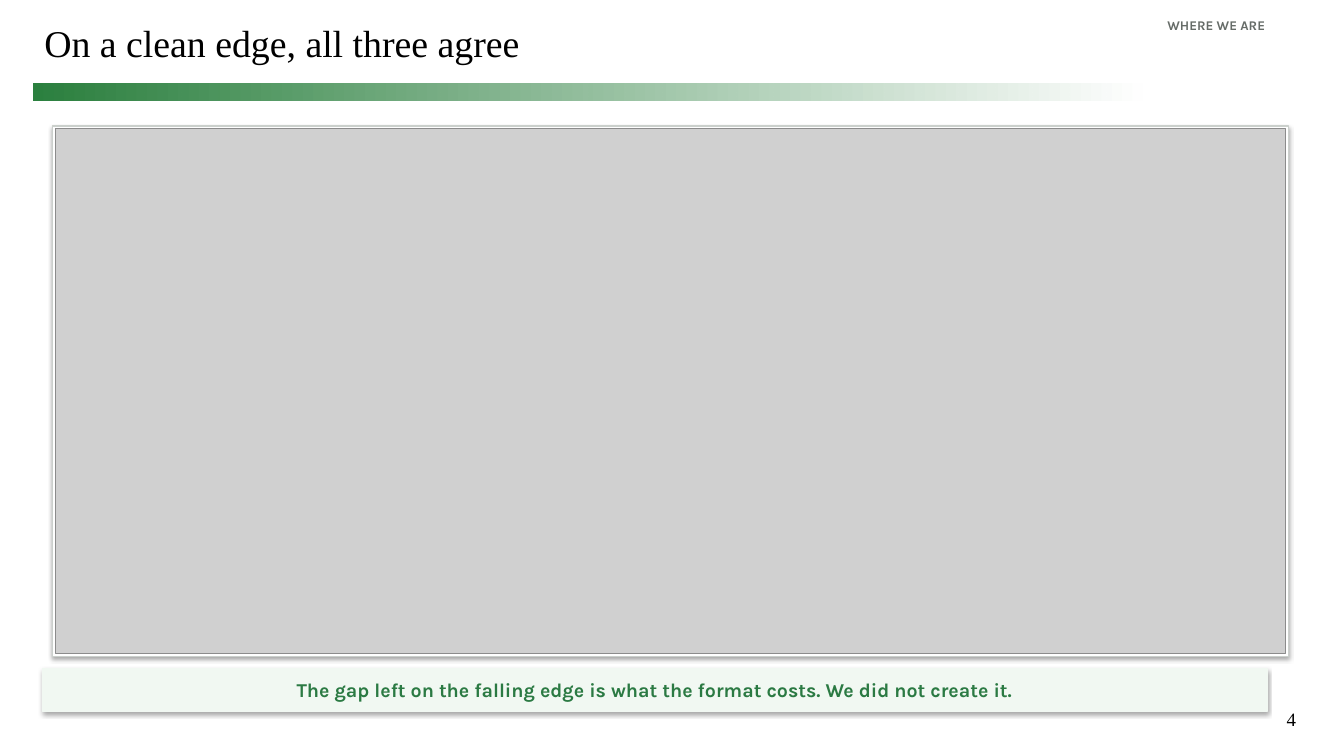
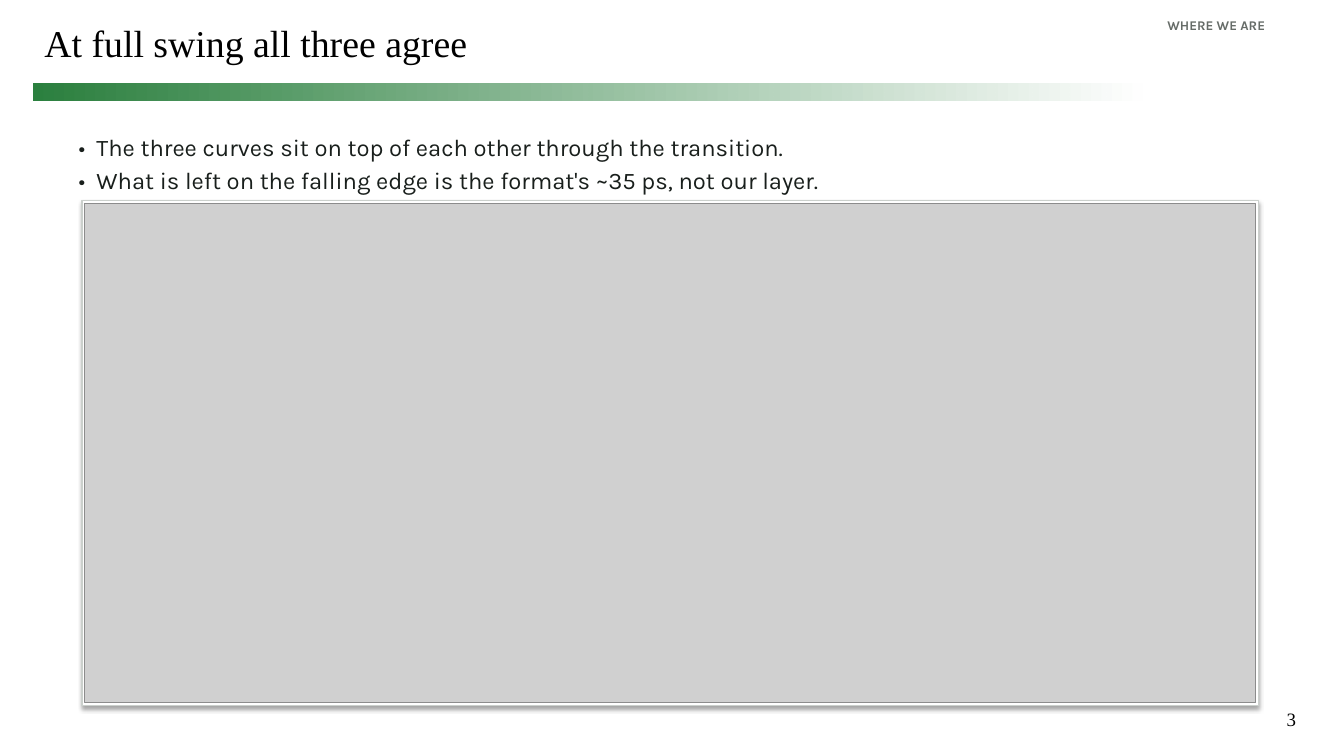
Before and after one commit to simon9721/ibis_comparison, a slide deck: slide 3 of results/meeting_deck_2026-09-04/ibis_pybis_status_2026-09-04.pptx (slide 4 before the commit). Drawn at 1344x756 pixels with LibreOffice and Linux fonts; fonts in the diff are those of the drawing; grey boxes stand for pictures. Boxes give left, top, right and bottom in pixels: in the first picture for what was removed or moved away, otherwise in the second. Text is boxed around its words. In the diff, an @@ line names an element or a change of style, - is before the commit and + after.

```diff
--- a/results/meeting_deck_2026-09-04/ibis_pybis_status_2026-09-04.pptx
+++ b/results/meeting_deck_2026-09-04/ibis_pybis_status_2026-09-04.pptx
@@ title at (44,30,467,64): text changed @@
-On a clean edge, all three agree
+At full swing all three agree
@@ text added at (96,139,818,195), 17 pt, text #191F1C @@
+• The three curves sit on top of each other through the transition.
+• What is left on the falling edge is the format's ~35 ps, not our layer.
@@ rectangle: place and size @@
-rectangle at (52,126,1289,656)
+rectangle at (82,201,1258,706)
@@ picture: place and size @@
-picture at (55,129,1286,653)
+picture at (85,204,1255,703)
@@ rectangle removed at (42,668,1267,712) @@
-The gap left on the falling edge is what the format costs. We did not create it.
@@ page number at (1287,713,1296,727): text changed @@
-4
+3
```
Also in this commit, not shown: 7 other slides changed, 6 slides added, 9 slides removed, 14 other files.
